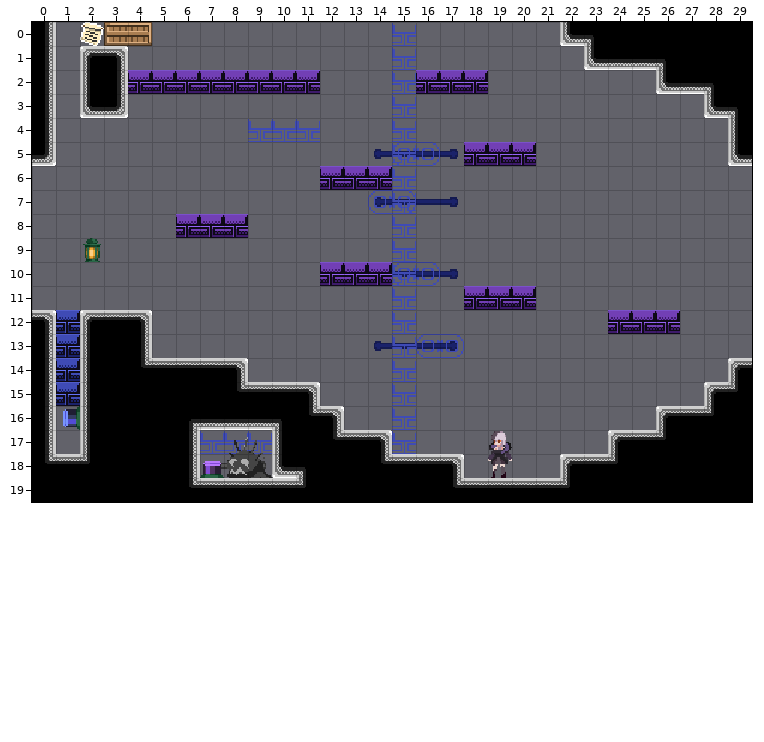
Two states of a Tiled map, Assets/maps/BookmarkLevels/2 - Lower Class Rooms/5 - TimestopWhoops.tmx. This is how it looked before the edit.
Cells are 16x16 px. Shown: x 0..29, y 0..19.
New version:
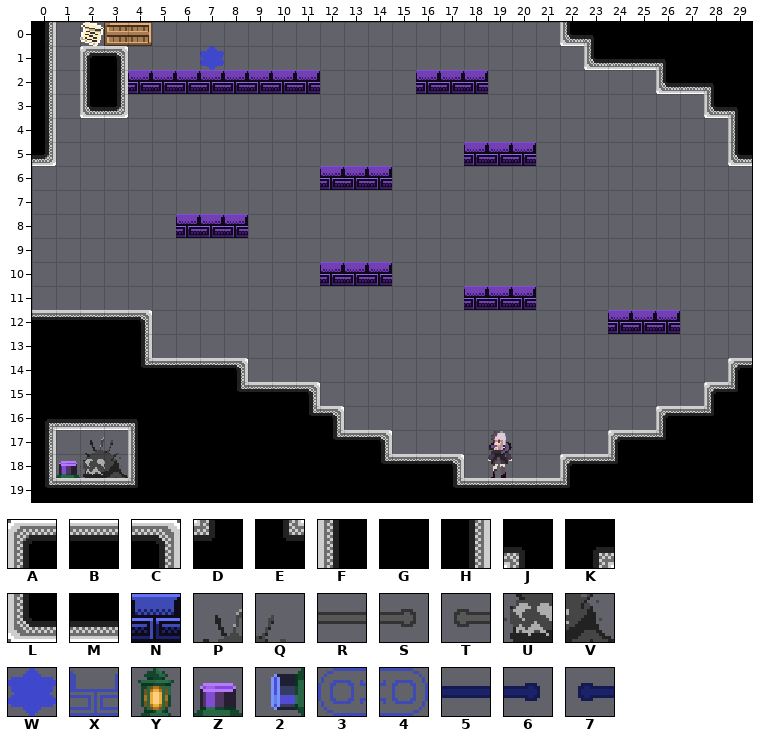
Key: from "Memory world tileset": A 0, B 1, C 2, D 3, E 4, F 5, G 6, H 7, J 8, K 9, L 10, M 11; from "On and off tiles blue": N 1; from "PlaceholderSprites": P 1, Q 2, R 13, S 14, T 14 flipped left-right, U 16, V 17, W 27, X 44, Y 45, Z 58, 2 59 turned 270, 3 69, 4 69 flipped left-right, 5 73, 6 74, 7 74 flipped left-right.
_ is an empty cell, # one hidden under a higher layer.
Change:
Layer "bkg_far":
y 5: x 14..17 7556 -> ____
y 7: x 14..17 7556 -> ____
y 9: x 2 Y -> _
y 10: x 15..17 556 -> ___
y 13: x 14..17 7556 -> ____
Layer "bkg_close":
y 4: x 9..11 XXX -> ___
y 5: x 15..16 34 -> __
y 7: x 14..15 34 -> __
y 10: x 15..16 34 -> __
y 13: x 16..17 34 -> __
y 17: x 7..9 XXX -> ___
y 18: x 7..9 TRS -> ___
Layer "ground":
y 0: x 15 X -> _
y 1: x 7 _ -> W; x 15 X -> _
y 2..11: x 15 X -> _
y 12: x 0..2 C#A -> BBB; x 15 X -> _
y 13..15: x 0..2 H#F -> GGG; x 15 X -> _
y 16: x 0..4 H2FGG -> KMMMJ; x 6..10 KMMMJ -> GGGGG; x 15 X -> _
y 17: x 2..4 FGG -> PQF; x 6..10 H_PQF -> GGGGG; x 15 X -> _
y 18: x 0..4 EBDGG -> HZUVF; x 6..11 HZUVLJ -> GGGGGG
y 19: x 0..4 GGGGG -> EBBBD; x 6..11 EBBBBD -> GGGGGG
Layer "onoff-defaultoff":
y 12..15: x 1 N -> _
